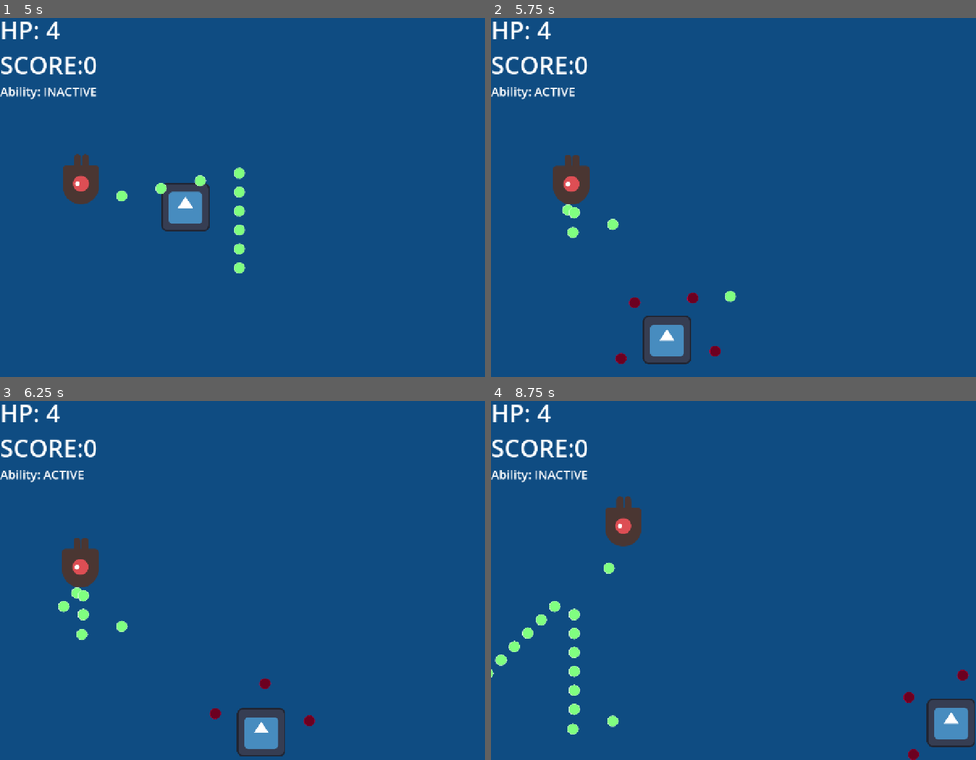
Above: before the commit, frames 1-4 (two rows, left to right).
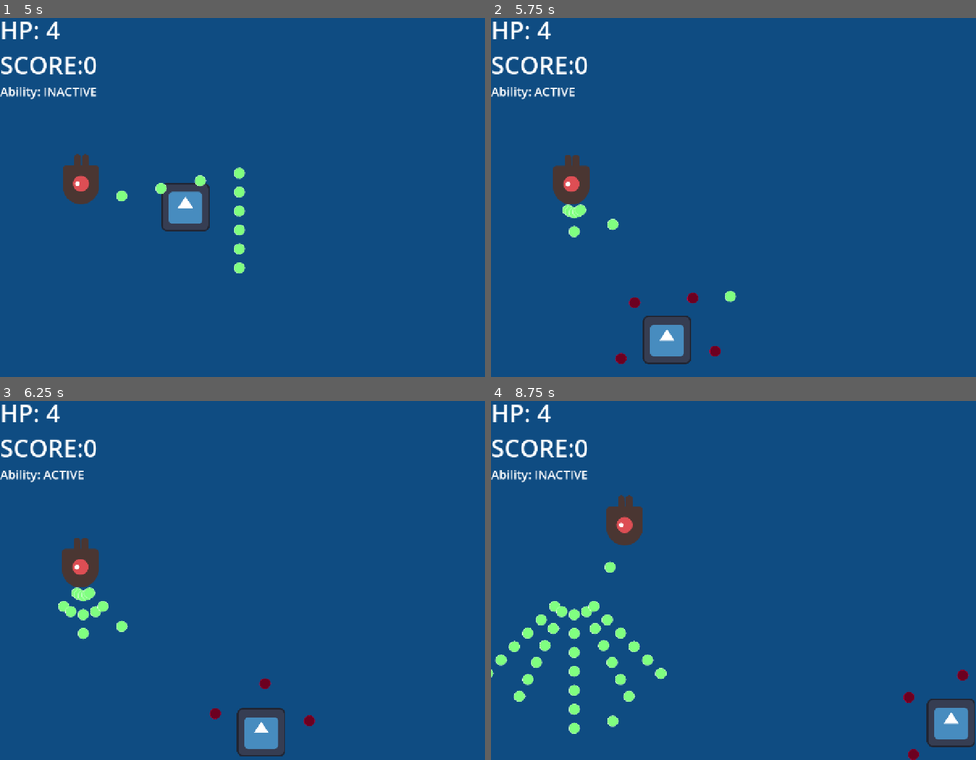
Above: after the commit, the same moments.

Repository: qDawn/Game-Dev-Coursework
Game: Godot game, scene res://game.tscn
Two runs of this game, one before a commit and one after it. Both use one fixed random seed, a clock stepped at 60 frames per second and the inputs below. The engine's default icon, where the game draws it, is replaced by a stand-in: a white triangle on a blue panel in a dark square.
Inputs:
- Up to frame 1 (5 s): tap Enter (enter) at 0.5, 1.35, 2.85, 4.35 s; hold D (move_right) 0.53-1.28 s; hold Enter (enter) 0.53-1.28 s; hold S (move_down) 1.28-2.03 s; hold D (move_right) 2.03-2.78 s; hold Enter (enter) 2.03-2.78 s; hold W (move_up) 2.78-3.53 s; hold Enter (enter) 3.53-4.28 s; hold A (move_left) from 3.53 s (still down)
- Up to frame 2 (5.75 s): release A (move_left) at 5.03 s; hold S (move_down) from 5.03 s (still down); hold Enter (enter) from 5.03 s (still down)
- Up to frame 3 (6.25 s): release S (move_down) at 5.78 s; release Enter (enter) at 5.78 s; hold D (move_right) from 5.78 s (still down); tap Enter (enter) at 5.85 s
- Up to frame 4 (8.75 s): release D (move_right) at 6.53 s; hold W (move_up) 6.53-7.28 s; hold Enter (enter) 6.53-7.28 s; hold D (move_right) 7.28-8.03 s; tap Enter (enter) at 7.35 s; hold S (move_down) from 8.03 s (still down); hold Enter (enter) from 8.03 s (still down)

Frame 1 is identical in both runs. In frame 2, 0.1% of the frame differs, in the area x 14-20%, y 51-62%; in frame 3, 0.3%; in frame 4, 1.4%, in the area x 0-37%, y 26-93%.

Commit message:
fixed ability

Diff:
--- a/monk-/enemy.gd
+++ b/monk-/enemy.gd
@@ -11,17 +11,18 @@
 var health = 100
 var enemySize
 var abilityOn = false
+var extraBullets = 4
 
 
 # Called when the node enters the scene tree for the first time.
 func _ready() -> void:
 	area_entered.connect(_on_area_entered)
 	screenSize = get_viewport_rect().size
+	enemySize = $CollisionShape2D.shape.get_rect().size
 	$ShootTimer.timeout.connect(shoot_bullets)
 	$MoveTimer.timeout.connect(new_randPos)
 	$AbilityCooldownTimer.timeout.connect(ability)
 	$AbilityActiveTimer.timeout.connect(set_abilityOn_false)
-	enemySize = $CollisionShape2D.shape.get_rect().size
 
 # Called every frame. 'delta' is the elapsed time since the previous frame.
 func _process(delta: float) -> void:
@@ -31,7 +32,7 @@
 
 
 func movement(delta: float) -> void:
-	# Enemy arrived at random location
+	# Enemy arrived at the chosen random location
 	if moving and position.is_equal_approx(randPos):
 		$MoveTimer.start()
 		moving = false
@@ -41,9 +42,11 @@
 		direction.x = randPos.x - position.x
 		direction.y = randPos.y - position.y
 
+		# if enemy is close enough, change enemy position to the random location
 		if direction.length() < 3:
 			position = randPos
-		position += direction.normalized() * delta * speed
+		else:
+			position += direction.normalized() * delta * speed
 
 
 
@@ -53,7 +56,6 @@
 		return
 	randPos.x = randi_range(100, screenSize.x - 100)
 	randPos.y = randi_range(100, screenSize.y / 2)
-	print(randPos)
 	moving = true
 
 func _on_area_entered(body: Node2D) -> void:
@@ -71,8 +73,11 @@
 	queue_free()
 
 func shoot_bullets() -> void:
-	get_tree().current_scene.add_child(spawn_default_bullet())
-	ability_shoot()
+	if abilityOn:
+		ability_shoot()
+	else:
+		# default shooting
+		get_tree().current_scene.add_child(spawn_default_bullet())
 
 func shoot_bullet(bullet) -> void:
 	get_tree().current_scene.add_child(bullet)
@@ -88,15 +93,13 @@
 	if not abilityOn:
 		return
 
-	var extraBullets = 4
-	for i in range(extraBullets):
+	for i in range(0, extraBullets + 1):
 		var bullet = spawn_default_bullet()
-		bullet.velocity = Vector2(-1 + i * 2/ extraBullets, 1).normalized()
+		bullet.velocity = Vector2(-1 + (i * 2.0 / extraBullets), 1).normalized()
 		shoot_bullet(bullet)
 
 
 func ability() -> void:
-	print("ON")
 	abilityOn = true
 	$AbilityActiveTimer.start()
 
